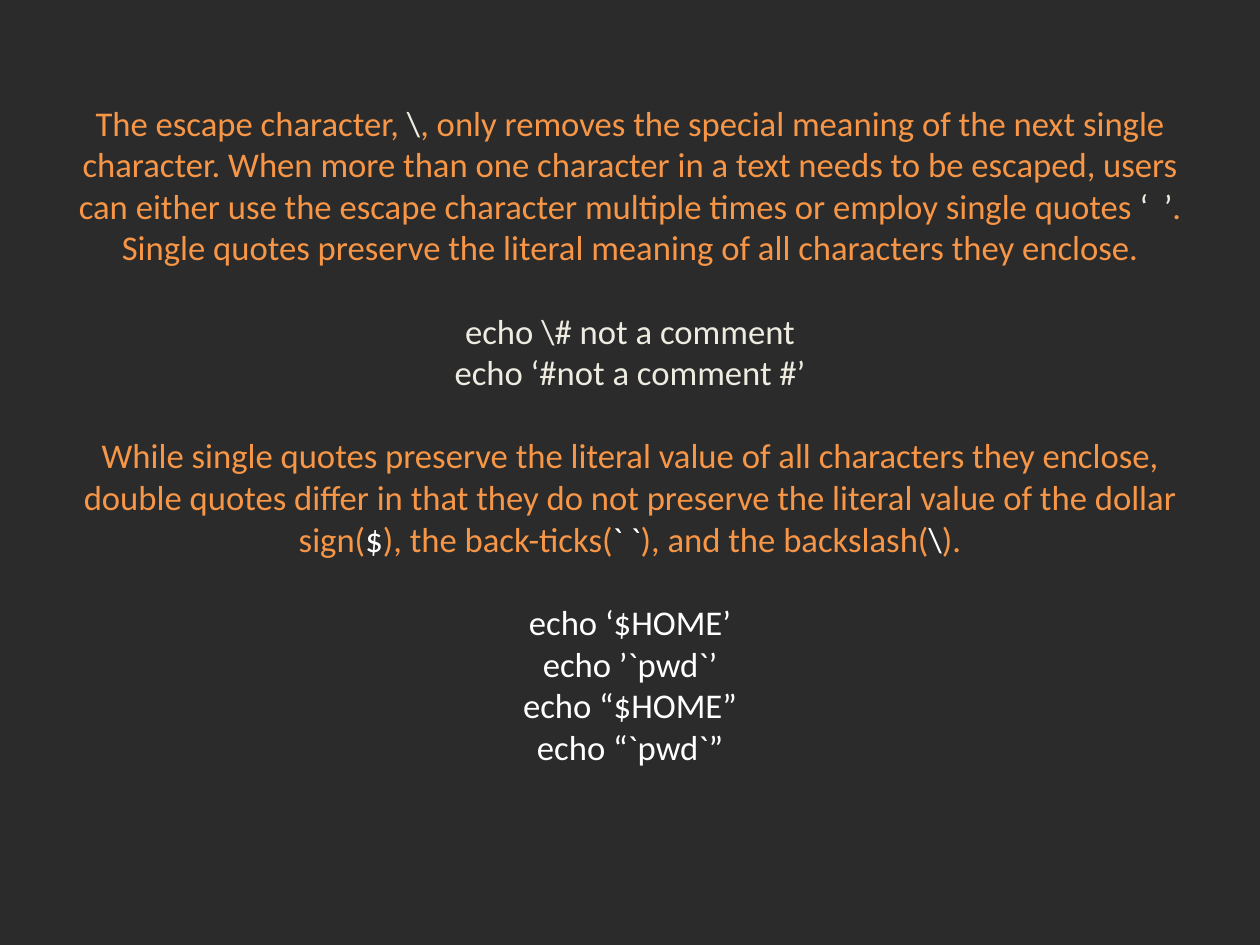
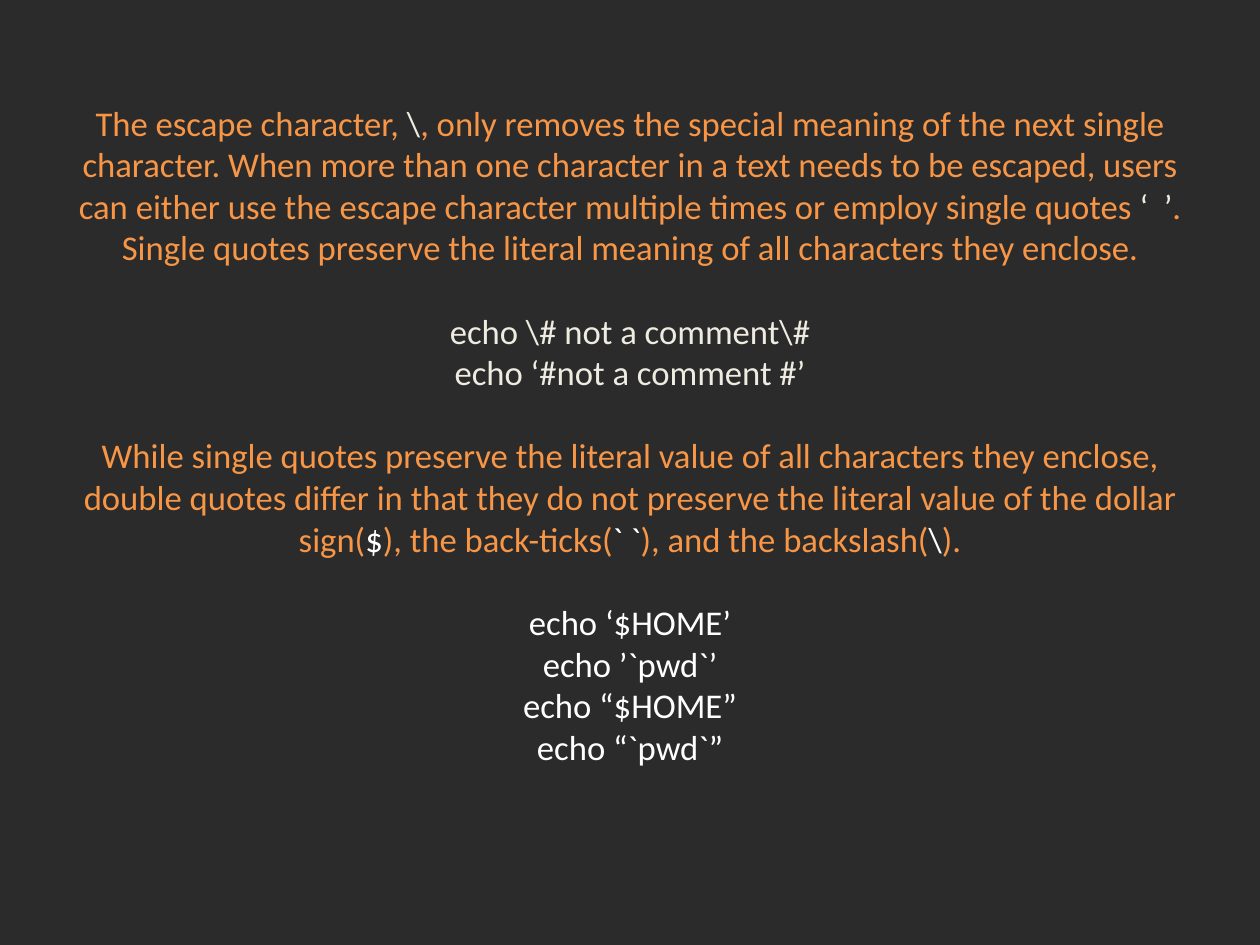
Before and after one commit to Academy-Soft-Intellect/Linux-Course, a slide deck: slide 4 of 15.BashScripting/15-Bash_Scripting.pptx. Drawn at 1260x945 pixels with LibreOffice and Linux fonts; fonts in the diff are those of the drawing; background and template pictures are left out; a plain dark background stands for a picture behind light text. Boxes give left, top, right and bottom in pixels: in the first picture for what was removed or moved away, otherwise in the second. Text is boxed around its words. In the diff, an @@ line names an element or a change of style, - is before the commit and + after.

```diff
--- a/15.BashScripting/15-Bash_Scripting.pptx
+++ b/15.BashScripting/15-Bash_Scripting.pptx
@@ title at box(79, 112, 1177, 766): text changed @@
-The escape character, \, only removes the special meaning of the next single character. When more than one character in a text needs to be escaped, users can either use the escape character multiple times or employ single quotes ‘ ’. Single quotes preserve the literal meaning of all characters they enclose.
-echo \# not a comment
-echo ‘#not a comment #’
-While single quotes preserve the literal value of all characters they enclose, double quotes differ in that they do not preserve the literal value of the dollar sign($), the back-ticks(` `), and the backslash(\).
-echo ‘$HOME’
-echo ’`pwd`’
-echo “$HOME”
-echo “`pwd`”
+The escape character, \, only removes the special meaning of the next single character. When more than one character in a text needs to be escaped, users can either use the escape character multiple times or employ single quotes ‘ ’. Single quotes preserve the literal meaning of all characters they enclose.
+echo \# not a comment\#
+echo ‘#not a comment #’
+While single quotes preserve the literal value of all characters they enclose, double quotes differ in that they do not preserve the literal value of the dollar sign($), the back-ticks(` `), and the backslash(\).
+echo ‘$HOME’
+echo ’`pwd`’
+echo “$HOME”
+echo “`pwd`”
```
Also in this commit, not shown: 3 other slides changed.
